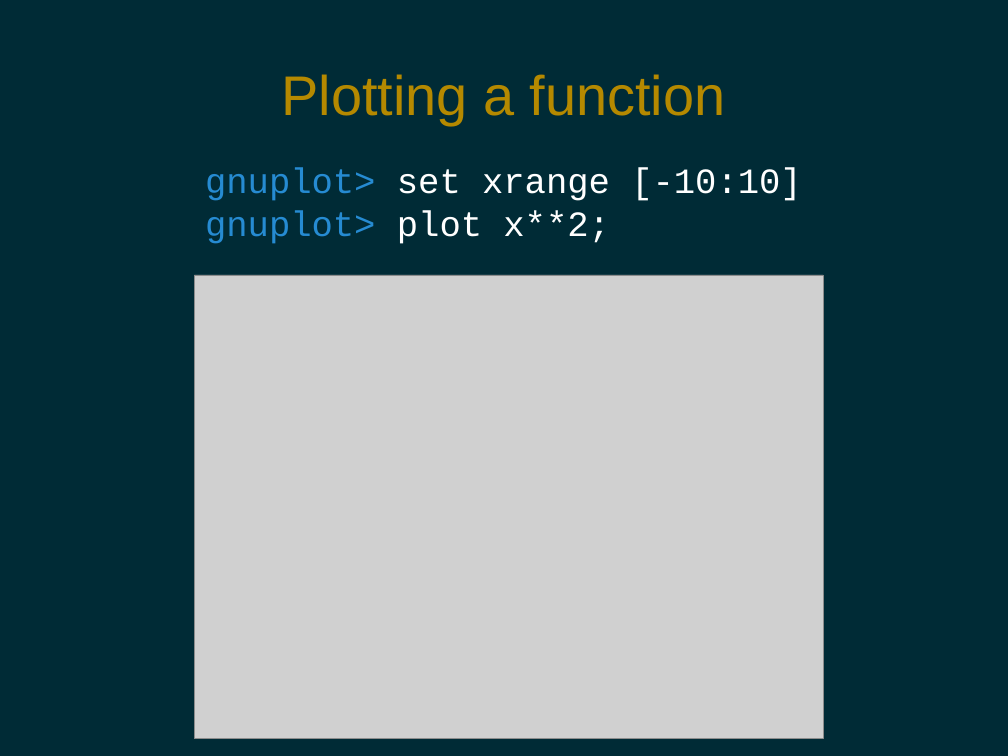
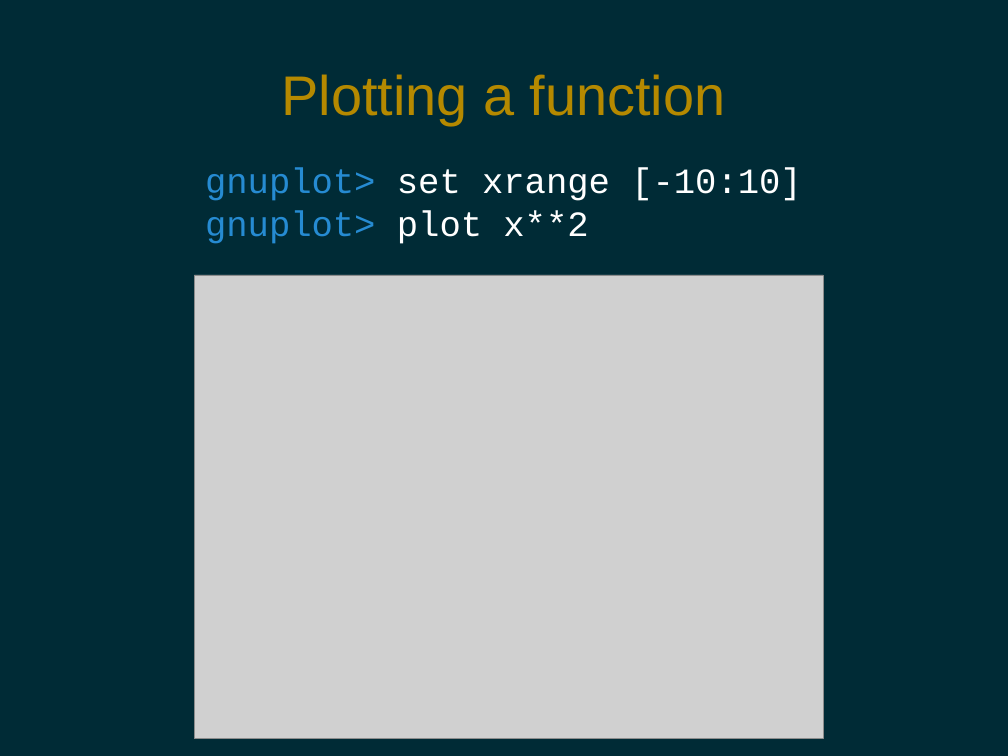
Before and after one commit to pdg137/gnuplot-pres, a slide deck: slide 7 of gnuplot.odp. Drawn at 1008x756 pixels with LibreOffice and Linux fonts; fonts in the diff are those of the drawing; grey boxes stand for pictures. Boxes give left, top, right and bottom in pixels: in the first picture for what was removed or moved away, otherwise in the second. Text is boxed around its words. In the diff, an @@ line names an element or a change of style, - is before the commit and + after.

```diff
--- a/gnuplot.odp
+++ b/gnuplot.odp
@@ text at (205, 211, 588, 244): text changed; text colour #FFFFFF to #268BD2 @@
-gnuplot> plot x**2;
+gnuplot> plot x**2
```
Also in this commit, not shown: 8 other slides changed, 2 slides added.
